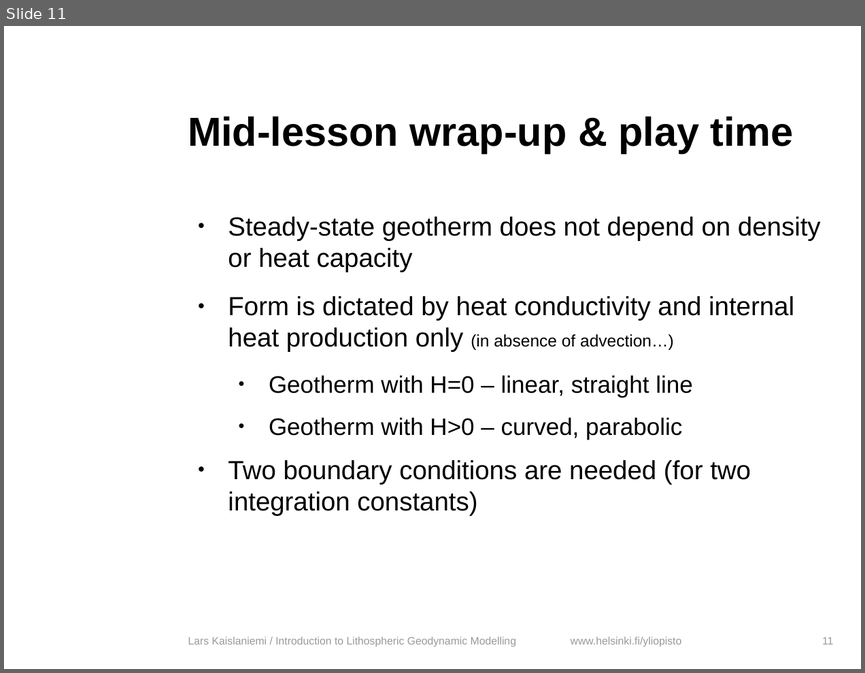
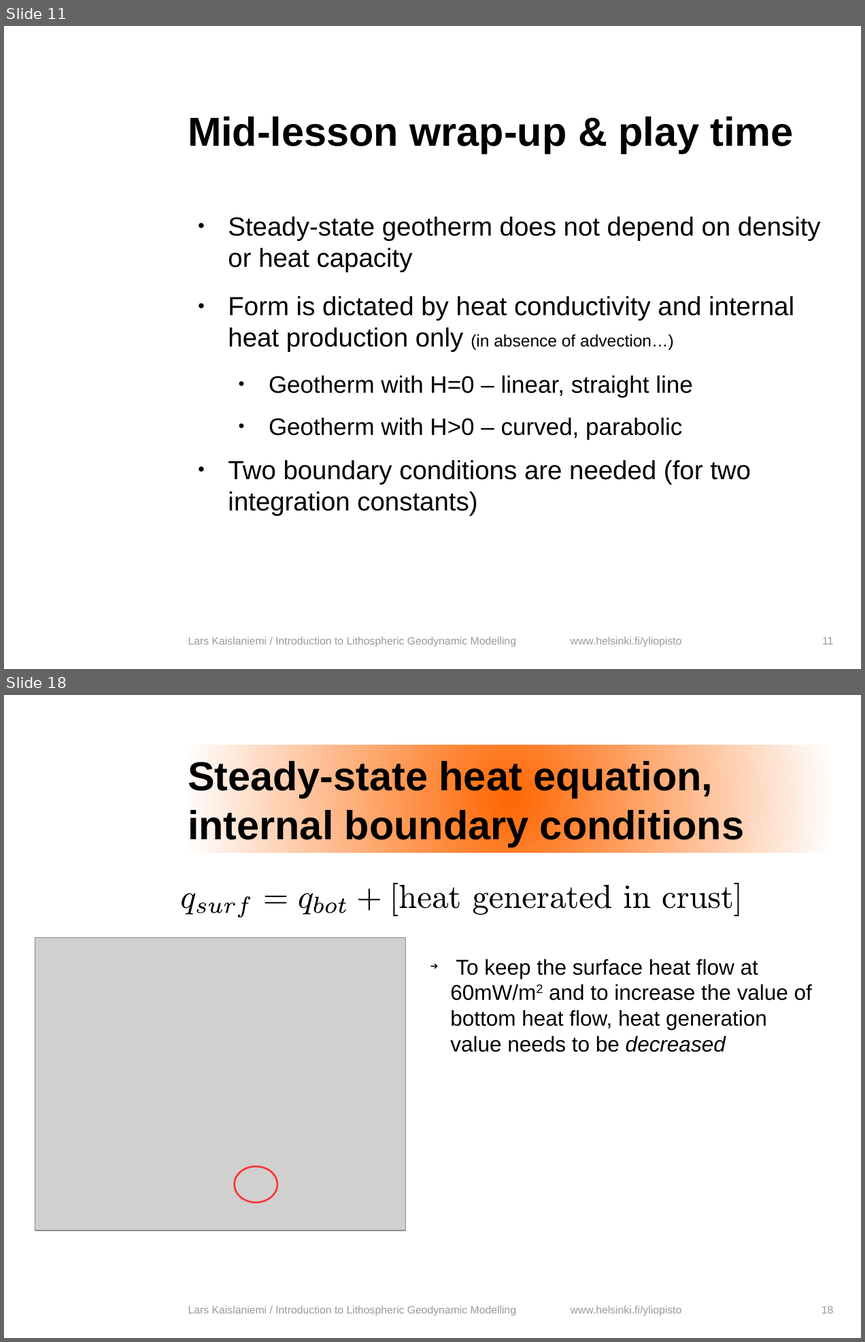
Before and after one commit to HUGG/NGWM2016-modelling-course, a slide deck: Lessons/03-Analytical-solutions-heat-transfer/heat_transfer_analytical.odp. Shown one above the other, each under a label of ours: slide 11 before the commit, slides 11 and 18 after it; the slides between them are not shown. The pictures are 865x673 and 865x1342 pixels, drawn with LibreOffice and Linux fonts; fonts in the diff are those of the drawing; grey boxes stand for pictures; background and template pictures are left out. Boxes give left, top, right and bottom in pixels: in the first picture for what was removed or moved away, otherwise in the second. Text is boxed around its words. In the diff, an @@ line names an element or a change of style, - is before the commit and + after.

```diff
--- a/Lessons/03-Analytical-solutions-heat-transfer/heat_transfer_analytical.odp
+++ b/Lessons/03-Analytical-solutions-heat-transfer/heat_transfer_analytical.odp
@@ slide 18 added at bbox=[4, 695, 861, 1338], background #FFFFFF; not listed: 1 template element that a slide beside it also shows @@
@@ title added at bbox=[188, 745, 830, 852], fill gradient #FF6600, 34 pt, text #000000, bold @@
+Steady-state heat equation, internal boundary conditions
@@ group added at bbox=[181, 883, 742, 918]: 34 freeform shapes @@
@@ picture added at bbox=[35, 938, 406, 1231] @@
@@ text added at bbox=[450, 959, 812, 1052], 18 pt, text #000000 @@
+➔ To keep the surface heat flow at 60mW/m2 and to increase the value of bottom heat flow, heat generation value needs to be decreased
@@ ellipse added at bbox=[235, 1166, 277, 1202], outline #FF3333 1.5 pt @@
@@ text added at bbox=[188, 1305, 516, 1315], 9 pt, text #999999 @@
+Lars Kaislaniemi / Introduction to Lithospheric Geodynamic Modelling
@@ page number added at bbox=[821, 1306, 834, 1313], 9 pt, text #999999 @@
+18
```
Also in this commit, not shown: 11 slides changed, 6 other slides added, 3 other files.
